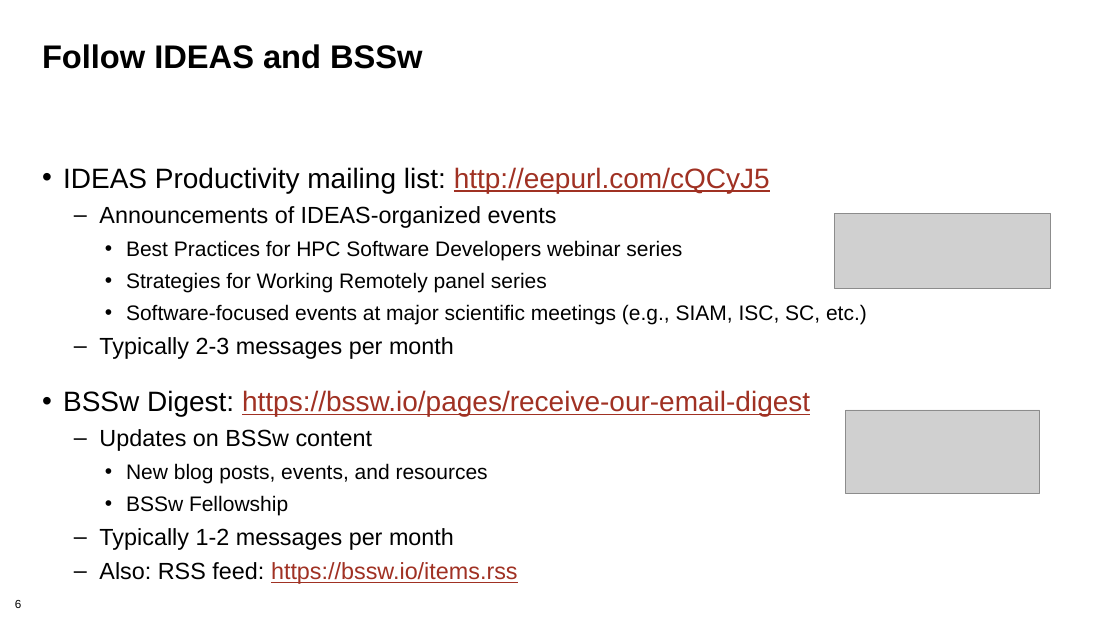
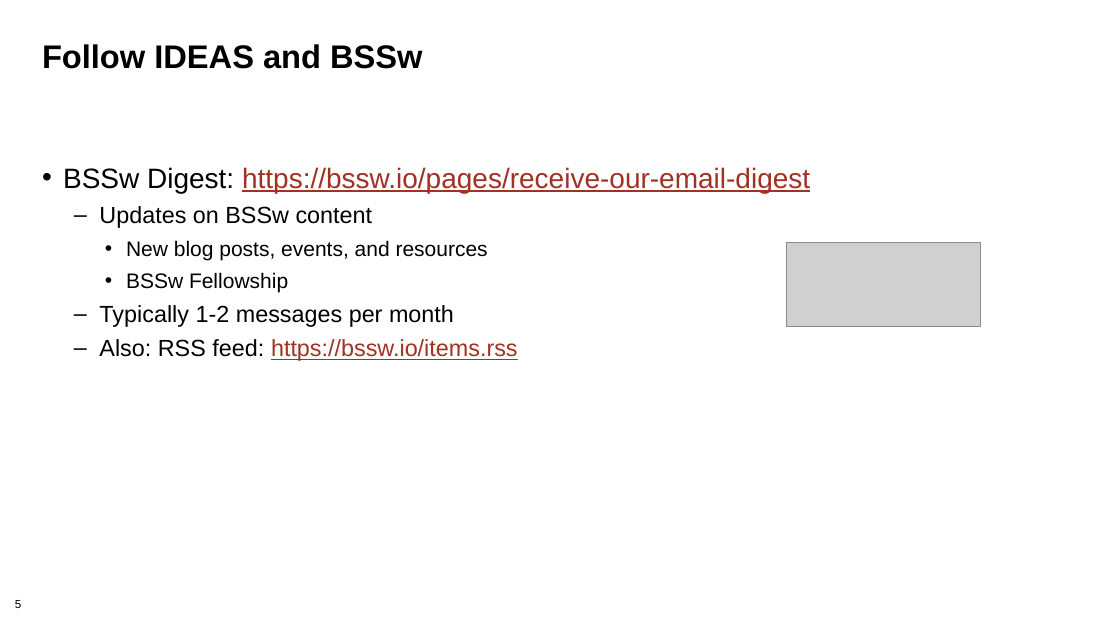
Before and after one commit to bssw-tutorial/presentations, a slide deck: slide 5 of intro-a.pptx (slide 6 before the commit). Drawn at 1120x630 pixels with LibreOffice and Linux fonts; fonts in the diff are those of the drawing; grey boxes stand for pictures; background and template pictures are left out. Boxes give left, top, right and bottom in pixels: in the first picture for what was removed or moved away, otherwise in the second. Text is boxed around its words. In the diff, an @@ line names an element or a change of style, - is before the commit and + after.

```diff
--- a/intro-a.pptx
+++ b/intro-a.pptx
@@ text at (x1=63, y1=167, x2=867, y2=359): paragraphs removed @@
-• IDEAS Productivity mailing list: http://eepurl.com/cQCyJ5
-  – Announcements of IDEAS-organized events
-    • Best Practices for HPC Software Developers webinar series
-    • Strategies for Working Remotely panel series
-    • Software-focused events at major scientific meetings (e.g., SIAM, ISC, SC, etc.)
-  – Typically 2-3 messages per month
@@ picture removed at (x1=835, y1=213, x2=1051, y2=288) @@
@@ picture moved from (x1=846, y1=410, x2=1040, y2=493) to (x1=786, y1=243, x2=981, y2=326) @@
```
Also in this commit, not shown: 5 other slides changed, 2 slides removed, 3 other files.
